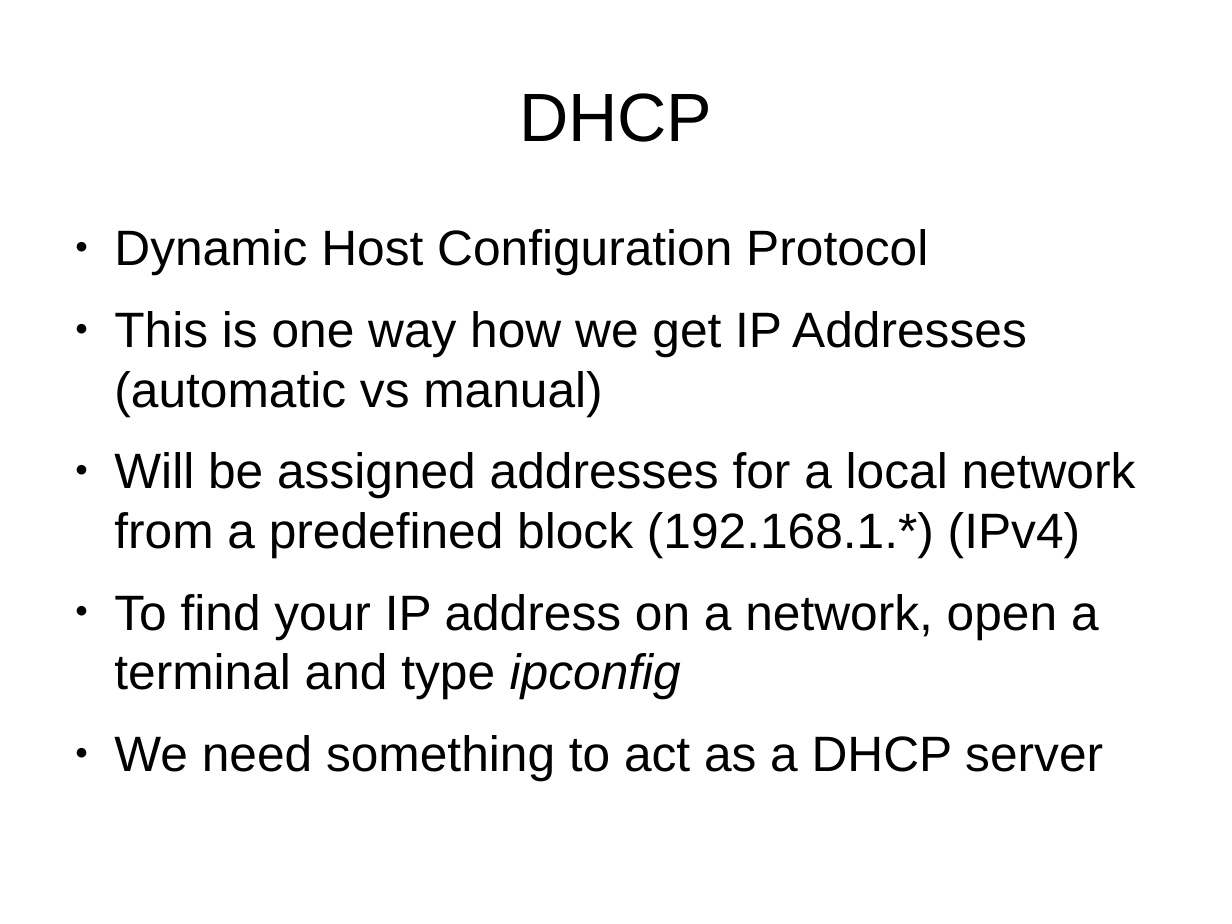
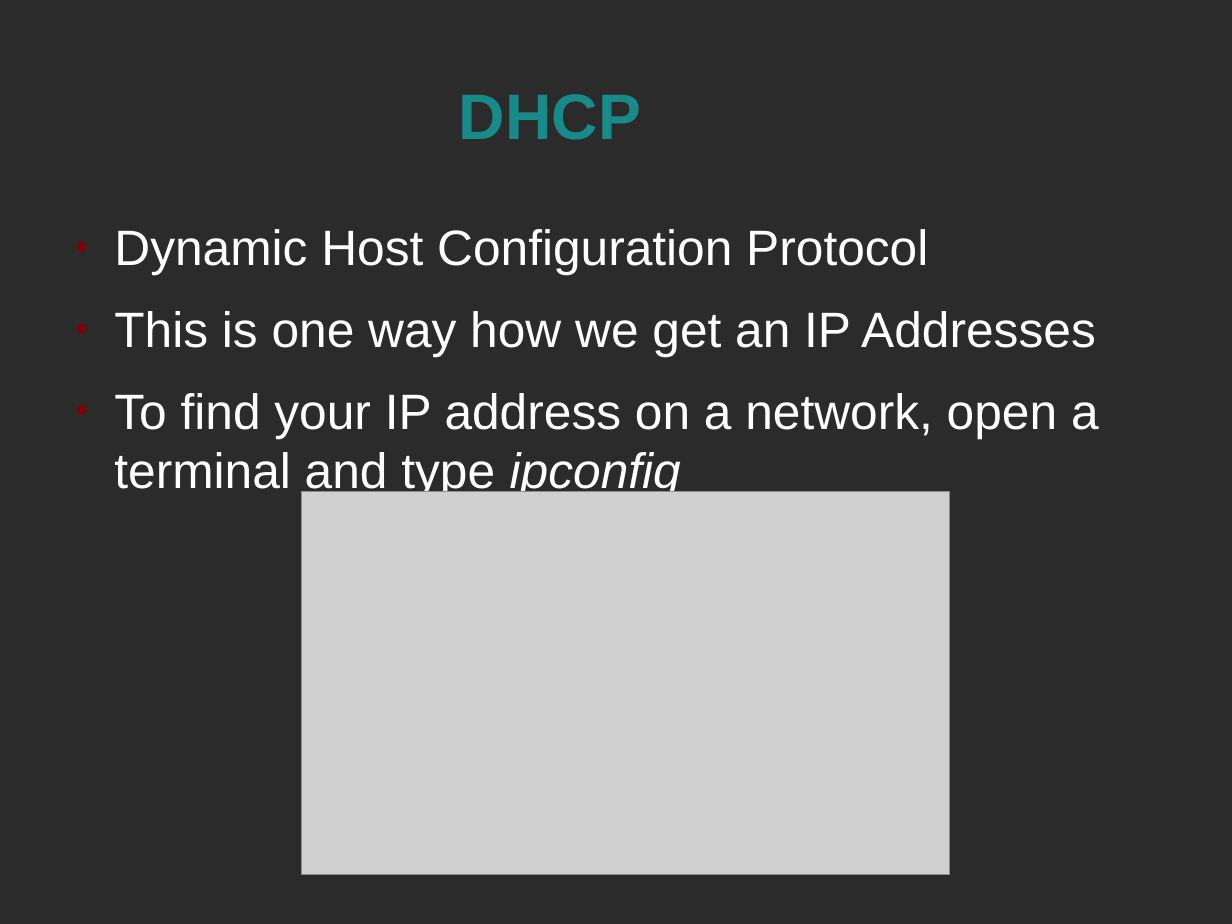
Before and after one commit to FredXCoders/HelloDojo, a slide deck: slide 12 of lessons/dojo-networking.odp. Drawn at 1232x924 pixels with LibreOffice and Linux fonts; fonts in the diff are those of the drawing; grey boxes stand for pictures; background and template pictures are left out; a plain dark background stands for a picture behind light text. Boxes give left, top, right and bottom in pixels: in the first picture for what was removed or moved away, otherwise in the second. Text is boxed around its words. In the diff, an @@ line names an element or a change of style, - is before the commit and + after.

```diff
--- a/lessons/dojo-networking.odp
+++ b/lessons/dojo-networking.odp
@@ background #FFFFFF to picture (left out) @@
@@ title "DHCP": place and size @@
-title "DHCP" at bbox=[519, 93, 712, 142]
+title "DHCP" at bbox=[459, 94, 641, 140]
@@ title "DHCP" at bbox=[459, 94, 641, 140]: size 44 to 41.4 pt, text colour #000000 to #198A8A, bold on @@
@@ text at bbox=[114, 229, 1099, 498]: text colour #000000 to #FFFFFF in "Dynamic Host Configuration Protocol", "To find your IP address on a ..."; bullet colour #000000 to #800000 @@
@@ text at bbox=[114, 311, 1096, 357]: text changed; text colour #000000 to #FFFFFF @@
-● This is one way how we get IP Addresses (automatic vs manual)
-● Will be assigned addresses for a local network from a predefined block (192.168.1.*) (IPv4)
+● This is one way how we get an IP Addresses
@@ picture added at bbox=[302, 492, 950, 875] @@
@@ text at bbox=[114, 735, 1103, 780]: paragraph removed @@
-● We need something to act as a DHCP server
```
Also in this commit, not shown: 14 other slides changed, 1 slide removed, 4 other files.
